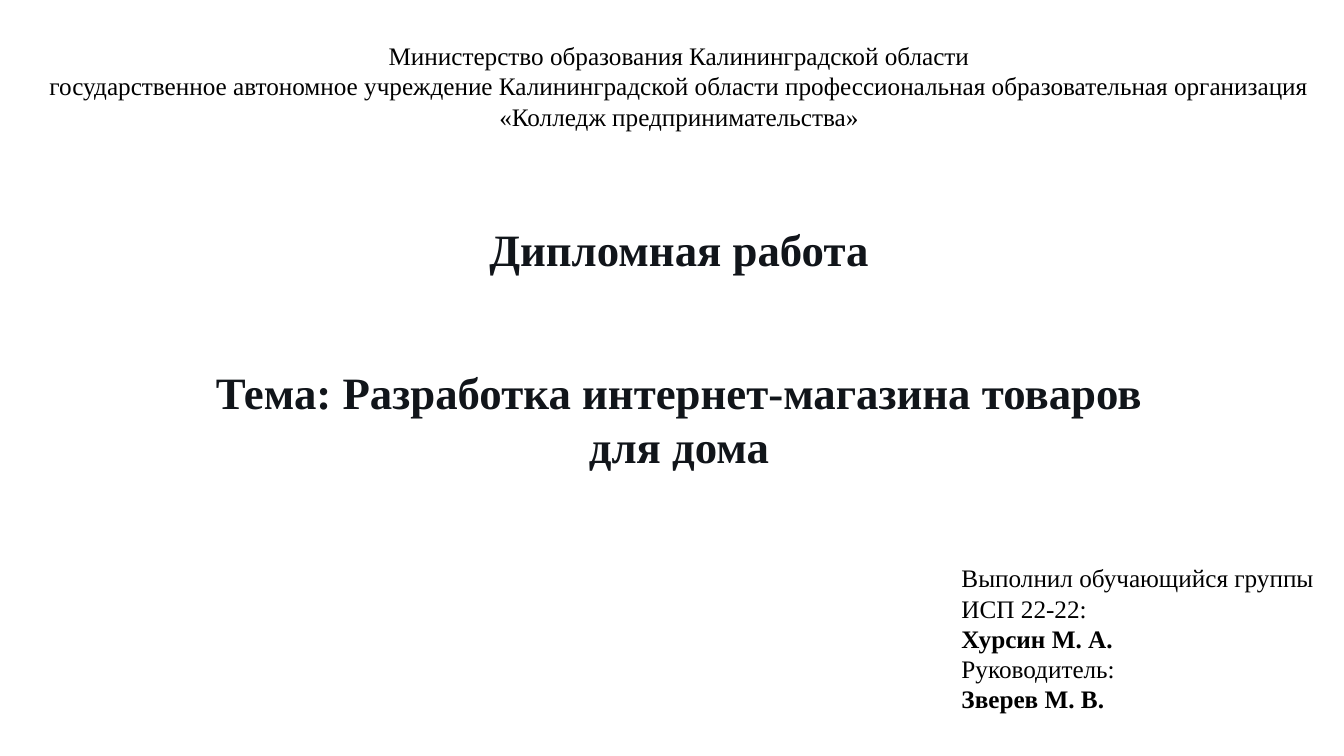
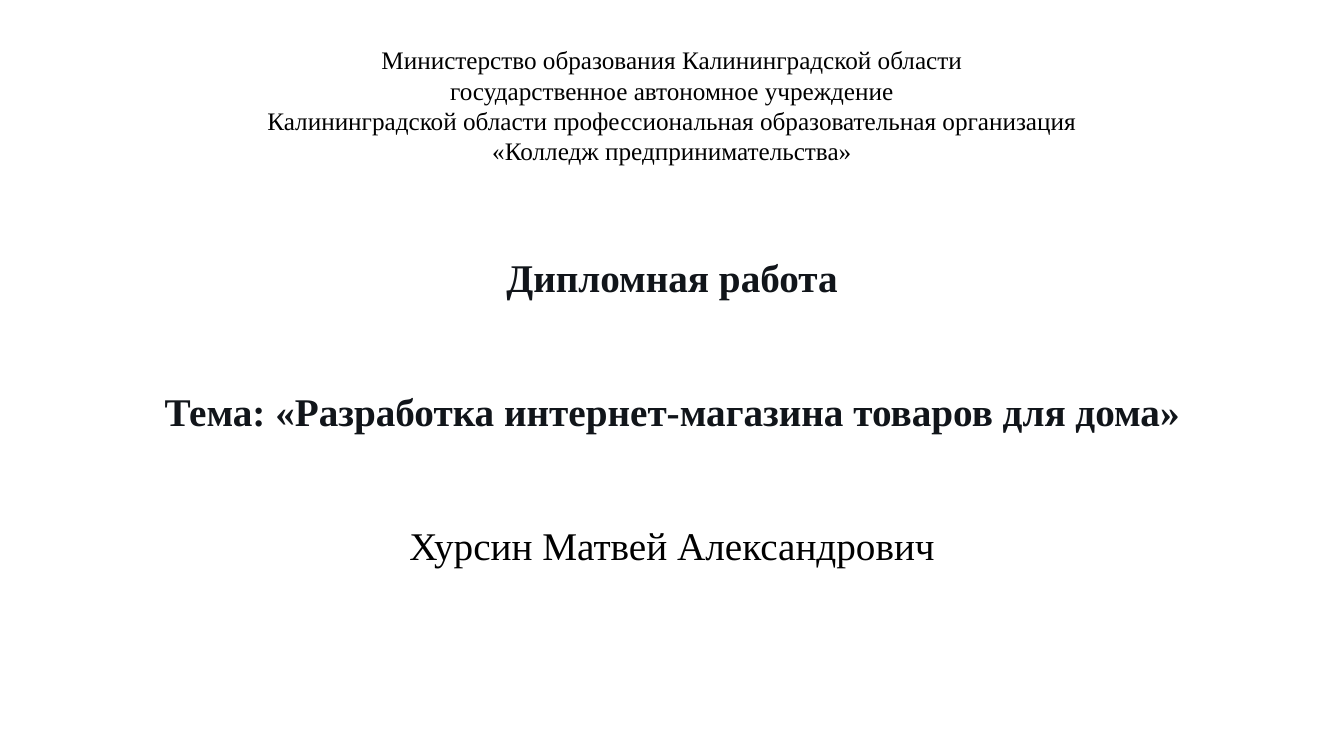
Before and after one commit to MatveyTea/text, a slide deck: slide 3 of Презентация.pptx. Drawn at 1344x756 pixels with LibreOffice and Linux fonts; fonts in the diff are those of the drawing. Boxes give left, top, right and bottom in pixels: in the first picture for what was removed or moved away, otherwise in the second. Text is boxed around its words. In the diff, an @@ line names an element or a change of style, - is before the commit and + after.

```diff
--- a/Презентация.pptx
+++ b/Презентация.pptx
@@ text at bbox=[267, 51, 1075, 166]: text changed @@
-Министерство образования Калининградской области
-государственное автономное учреждение Калининградской области профессиональная образовательная организация
-«Колледж предпринимательства»
+Министерство образования Калининградской области
+государственное автономное учреждение
+Калининградской области профессиональная образовательная организация
+«Колледж предпринимательства»
@@ text "Дипломная работа": place and size @@
-text "Дипломная работа" at bbox=[489, 234, 869, 275]
+text "Дипломная работа" at bbox=[506, 264, 838, 299]
@@ text "Дипломная работа" at bbox=[506, 264, 838, 299]: size 32 to 28 pt @@
@@ text at bbox=[165, 398, 1179, 433]: text changed; size 32 to 28 pt @@
-Тема: Разработка интернет-магазина товаров для дома
+Тема: «Разработка интернет-магазина товаров для дома»
@@ text at bbox=[409, 533, 935, 567]: text changed; size 18 to 28 pt @@
-Выполнил обучающийся группы ИСП 22-22:
-Хурсин М. А.
-Руководитель:
-Зверев М. В.
+Хурсин Матвей Александрович
```
Also in this commit, not shown: 1 other slide changed, 2 other files.
